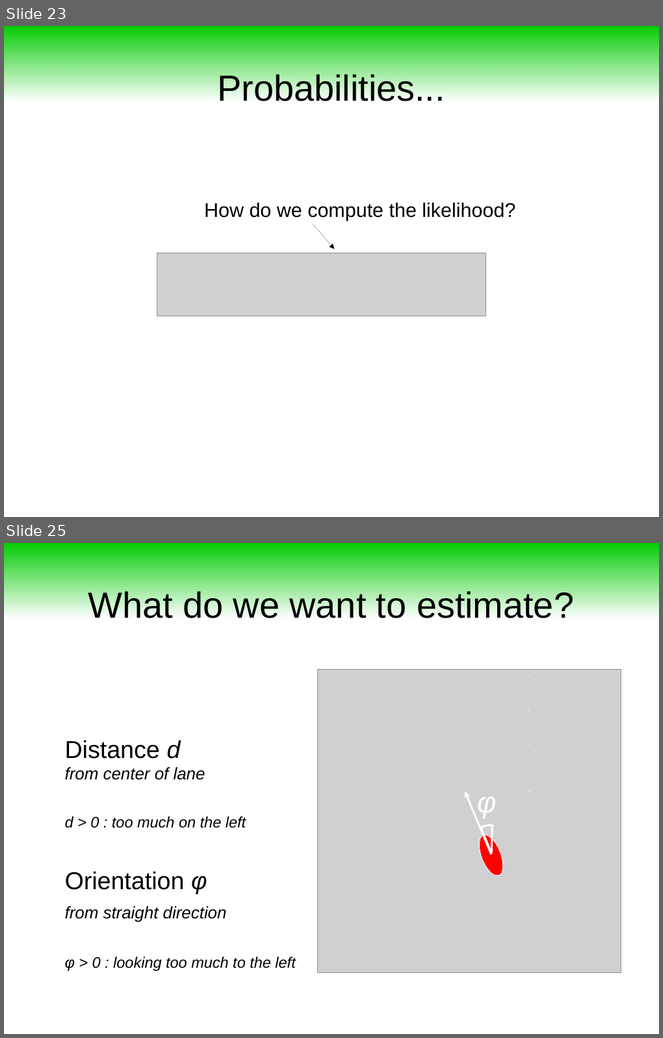
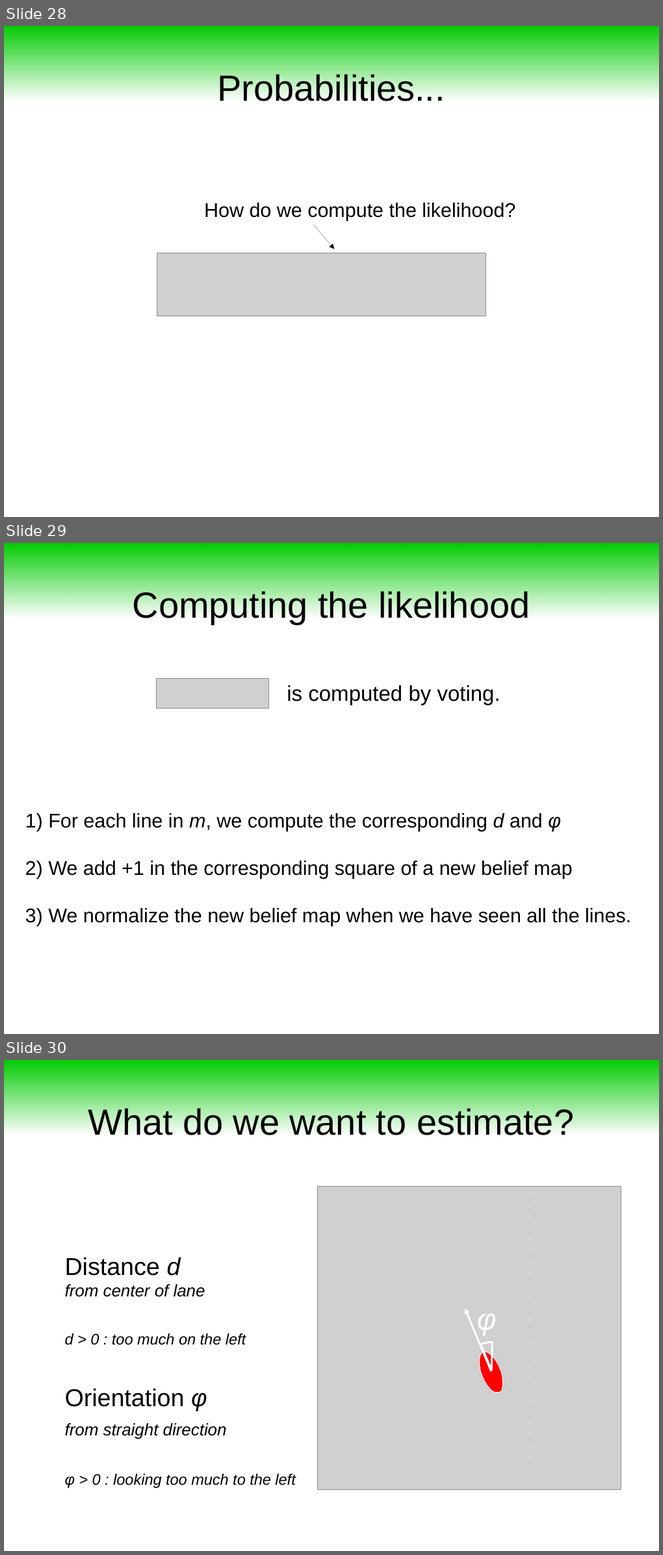
Before and after one commit to maivincent/MISE_presentations, a slide deck: step2_3_Lane_filter.odp. Shown one above the other, each under a label of ours: slides 23 and 25 before the commit, slides 28, 29 and 30 after it; the slides between them are not shown. The pictures are 663x1038 and 663x1555 pixels, drawn with LibreOffice and Linux fonts; fonts in the diff are those of the drawing; grey boxes stand for pictures. Boxes give left, top, right and bottom in pixels: in the first picture for what was removed or moved away, otherwise in the second. Text is boxed around its words. In the diff, an @@ line names an element or a change of style, - is before the commit and + after.

```diff
--- a/step2_3_Lane_filter.odp
+++ b/step2_3_Lane_filter.odp
@@ slide 29 added at (4, 543, 659, 1034), background #FFFFFF @@
@@ rectangle added at (4, 543, 659, 618), fill gradient #00CC00 @@
@@ title added at (133, 591, 530, 624), 44 pt, text #000000 @@
+Computing the likelihood
@@ picture added at (156, 679, 269, 708) @@
@@ text added at (287, 685, 501, 705), 26 pt, text #000000 @@
+is computed by voting.
@@ text added at (25, 813, 631, 927), 24 pt, text #000000 @@
+1) For each line in m, we compute the corresponding d and φ
+2) We add +1 in the corresponding square of a new belief map
+3) We normalize the new belief map when we have seen all the lines.
@@ what was slide 23 is now slide 28 @@
@@ what was slide 25 is now slide 30 @@
```
Also in this commit, not shown: 1 slide changed, 11 other slides added, 2 slides removed, 34 other files.
